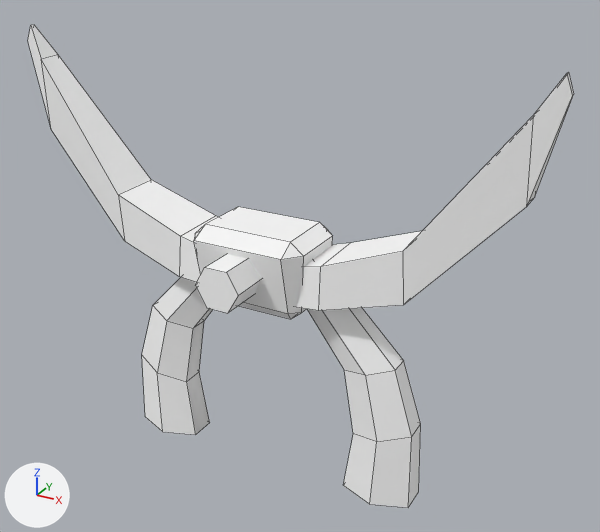
Two versions of the FBX model Assets/FBXes/SM_Ribcage.fbx, one commit apart.
Before and after are seen from a camera (50 mm lens) standing at (0.131, -0.215, 0.136) and looking at (0.01, 0.005, 0.026). Lighting does not change. The marker at lower left points along +X, +Y and +Z. Mesh edges are drawn as thin lines. Where no turn or scale is listed for an object, it has been applied to the vertices.

Script lines for the objects in view, before the commit:
```python
me_cylinder_009 = bpy.data.meshes.new('Cylinder.009')
me_cylinder_009.from_pydata(...)  # 120 vertices, 107 faces; spans x -0.094..0.09, y -0.026..0.021, z -0.05..0.097
me_cylinder_009.materials.append(mat_standardsurface1)  # its picture is missing
ob_rib = bpy.data.objects.new('Rib', me_cylinder_009)
ob_rib.location = (0.0, 0.0, 0.0)
```
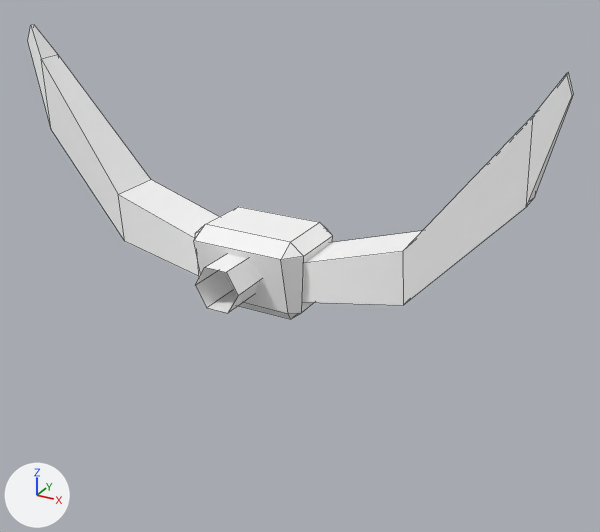
The newer file is also turned or shifted as a whole; pictures and numbers use the older file's frame.

What the commit changed:
me_cylinder_009 is used by ob_rib; location (0.0, 0.0, 0.0).
me_cylinder_009 had 120 vertices, 107 faces and spanned x -0.094..0.09, y -0.026..0.021, z -0.05..0.097.
me_cylinder_009 now has 64 vertices, 58 faces and spans x -0.094..0.09, y -0.026..0.021, z 0.013..0.097.
me_cylinder_009 part 1: the loose piece of 24 vertices spanning x -0.055..-0.005, y -0.007..0.011, z -0.05..0.035 is deleted.
me_cylinder_009 part 2: the loose piece of 24 vertices spanning x 0.005..0.055, y -0.007..0.011, z -0.05..0.035 is deleted.
Part 3, on me_cylinder_009:
8 vertices are removed from x -0.029..0.025, y -0.01..0.014, z 0.02..0.034.
17 faces are deleted.
8 new faces join them.

Pixel boxes [x1, y1, x2, y2] of what changed, in the pictures (600 x 532 px):
'Rib', reshaped (39% shorter)
    before: [28, 25, 574, 508]
    after: [28, 25, 574, 319]
part 1 of me_cylinder_009, deleted
    before: [142, 277, 213, 435]
part 2 of me_cylinder_009, deleted
    before: [307, 308, 421, 508]
part 3 of me_cylinder_009, cut back
    before: [119, 180, 422, 313]
    after: [119, 180, 422, 305]
